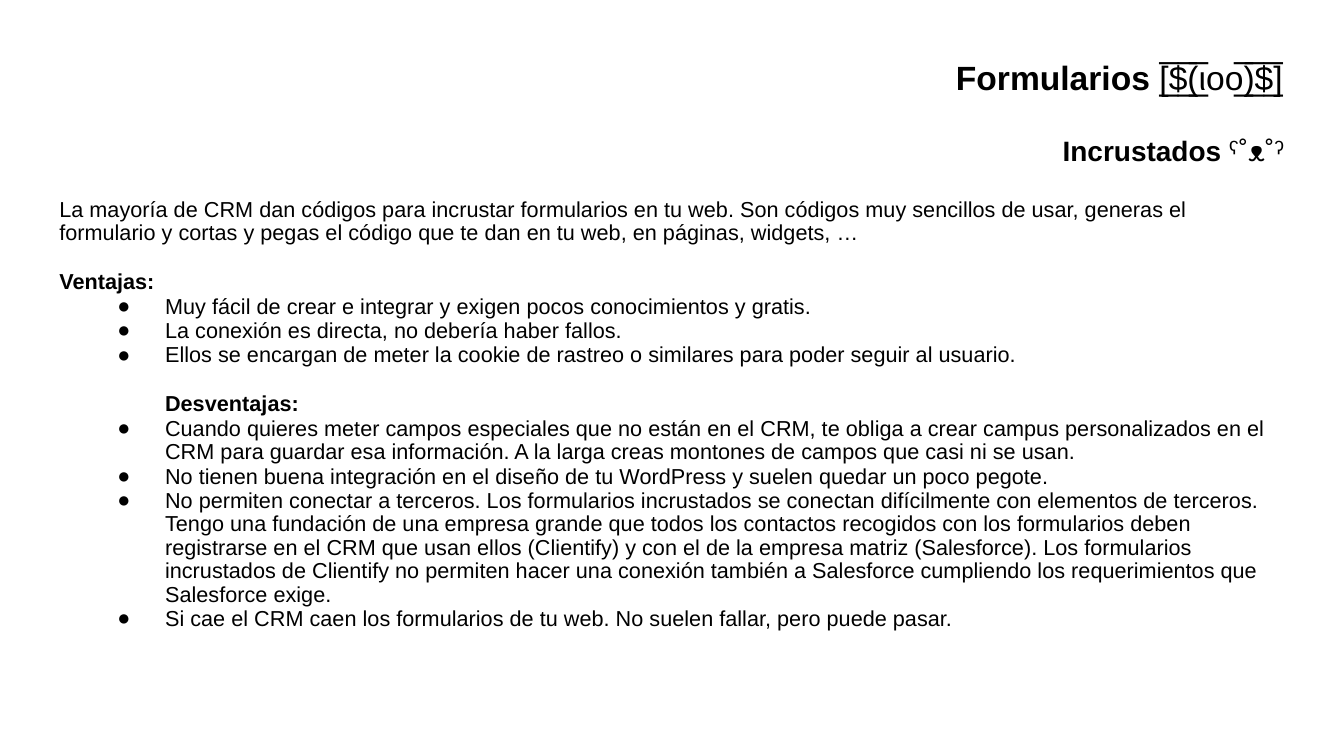
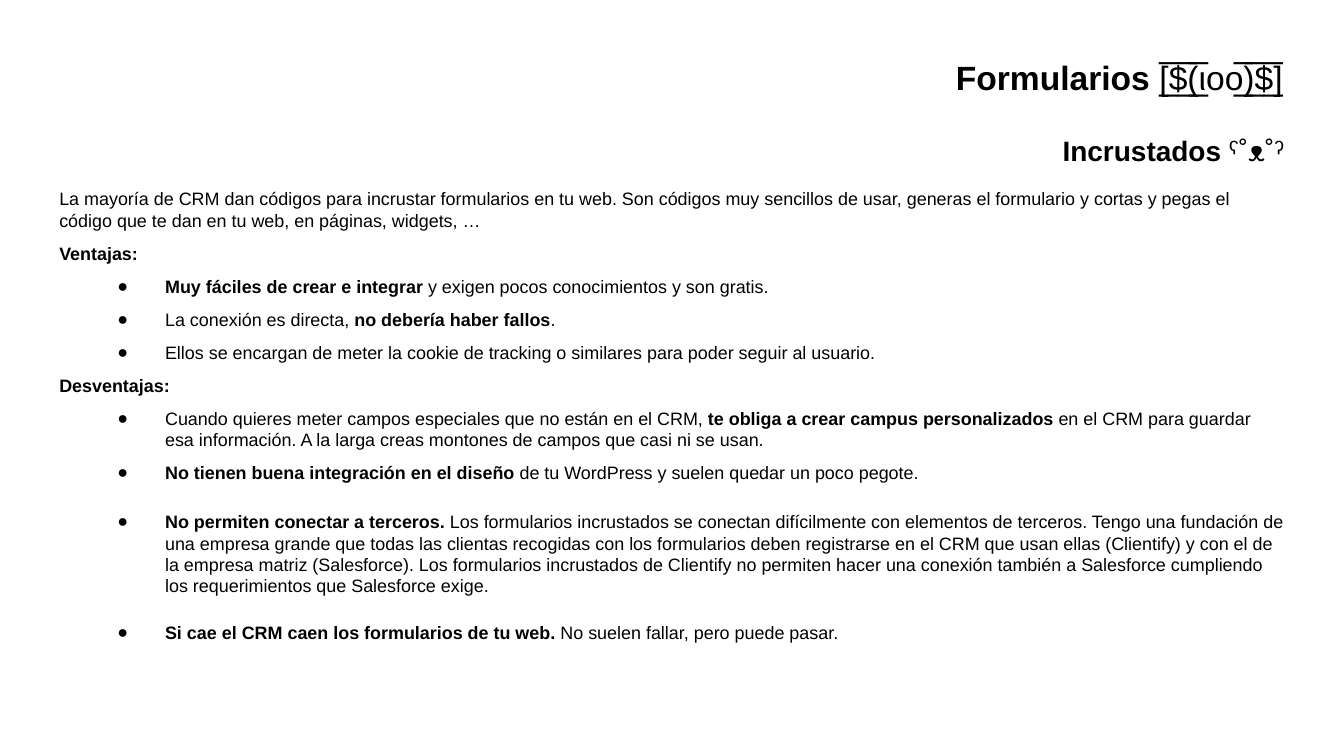
Before and after one commit to gwannon/WordCampBilbao2025, a slide deck: slide 9 of WCBIO25_Jorge-Monclus.pptx. Drawn at 1344x756 pixels with LibreOffice and Linux fonts; fonts in the diff are those of the drawing; background and template pictures are left out. Boxes give left, top, right and bottom in pixels: in the first picture for what was removed or moved away, otherwise in the second. Text is boxed around its words. In the diff, an @@ line names an element or a change of style, - is before the commit and + after.

```diff
--- a/WCBIO25_Jorge-Monclus.pptx
+++ b/WCBIO25_Jorge-Monclus.pptx
@@ text "La mayoría de CRM dan ..." moved from (x1=59, y1=201, x2=1264, y2=631) to (x1=59, y1=192, x2=1283, y2=643) @@
@@ text at (x1=59, y1=192, x2=1251, y2=643): size 11.6 to 9.6 pt in "La mayoría de CRM dan códigos para ...", "Ventajas:", "La conexión es directa, no debería haber ...", "Desventajas:" and 3 more places; bold on in "no debería haber fallos.", "te obliga a crear campus personalizados", "No tienen buena integración en el diseño", "Si cae el CRM caen los formularios ..."; line spacing 0.9 to 1; more space between paragraphs @@
@@ text at (x1=165, y1=280, x2=769, y2=297): text changed; size 11.6 to 9.6 pt @@
-● Muy fácil de crear e integrar y exigen pocos conocimientos y gratis.
+● Muy fáciles de crear e integrar y exigen pocos conocimientos y son gratis.
@@ text at (x1=165, y1=346, x2=875, y2=363): text changed; size 11.6 to 9.6 pt @@
-● Ellos se encargan de meter la cookie de rastreo o similares para poder seguir al usuario.
+● Ellos se encargan de meter la cookie de tracking o similares para poder seguir al usuario.
@@ text at (x1=165, y1=514, x2=1283, y2=596): text changed; size 11.6 to 9.6 pt @@
-● No permiten conectar a terceros. Los formularios incrustados se conectan difícilmente con elementos de terceros. Tengo una fundación de una empresa grande que todos los contactos recogidos con los formularios deben registrarse en el CRM que usan ellos (Clientify) y con el de la empresa matriz (Salesforce). Los formularios incrustados de Clientify no permiten hacer una conexión también a Salesforce cumpliendo los requerimientos que Salesforce exige.
+● No permiten conectar a terceros. Los formularios incrustados se conectan difícilmente con elementos de terceros. Tengo una fundación de una empresa grande que todas las clientas recogidas con los formularios deben registrarse en el CRM que usan ellas (Clientify) y con el de la empresa matriz (Salesforce). Los formularios incrustados de Clientify no permiten hacer una conexión también a Salesforce cumpliendo los requerimientos que Salesforce exige.
```
Also in this commit, not shown: 11 other slides changed, 2 other files.
